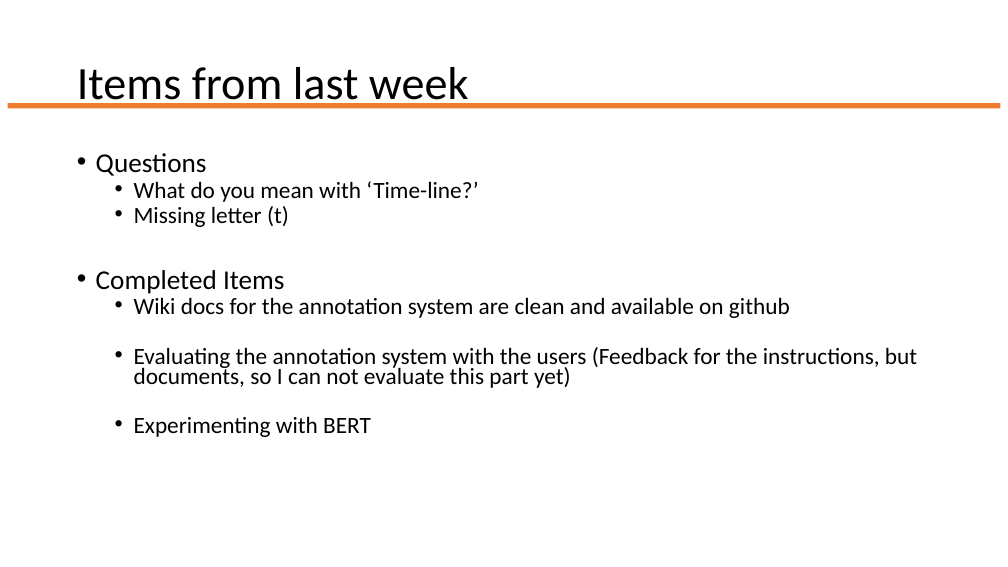
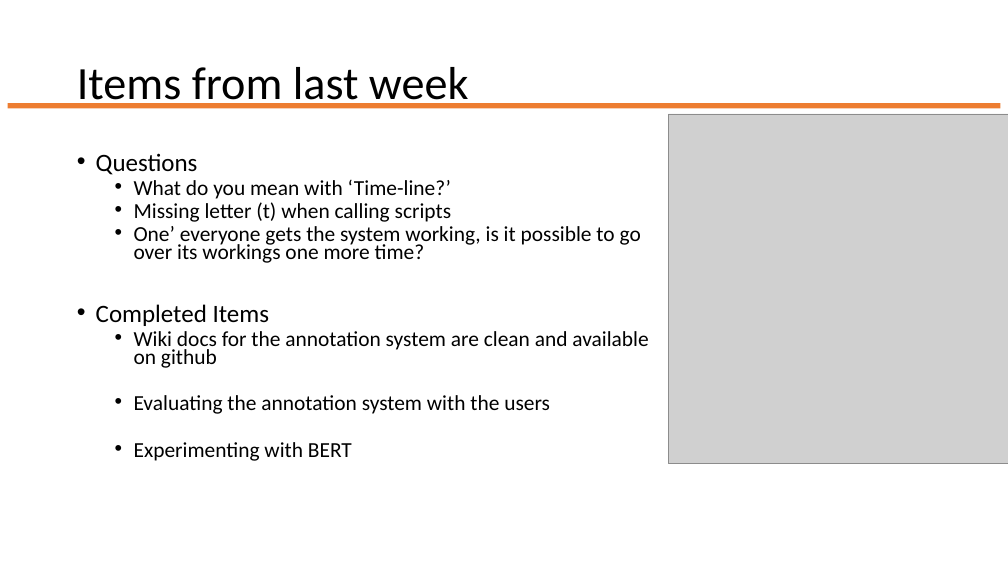
Before and after one commit to JesherA/AcExSy, a slide deck: slide 2 of Supporting_files/Weekly_thesis_meeting.pptx. Drawn at 1008x567 pixels with LibreOffice and Linux fonts; fonts in the diff are those of the drawing; grey boxes stand for pictures. Boxes give left, top, right and bottom in pixels: in the first picture for what was removed or moved away, otherwise in the second. Text is boxed around its words. In the diff, an @@ line names an element or a change of style, - is before the commit and + after.

```diff
--- a/Supporting_files/Weekly_thesis_meeting.pptx
+++ b/Supporting_files/Weekly_thesis_meeting.pptx
@@ picture added at (668, 114, 1008, 464) @@
@@ text at (96, 153, 648, 461): size 25.9 to 23.8 pt in "Questions", "Completed Items"; size 22.2 to 20.4 pt in "What do you mean with ‘Time-line?’", "Wiki docs for the annotation system are ...", "Experimenting with BERT" @@
@@ text at (134, 202, 641, 263): text changed; size 22.2 to 20.4 pt @@
-  • Missing letter (t)
+  • Missing letter (t) when calling scripts
+  • One’ everyone gets the system working, is it possible to go over its workings one more time?
@@ text at (134, 395, 550, 414): text changed; size 22.2 to 20.4 pt @@
-  • Evaluating the annotation system with the users (Feedback for the instructions, but documents, so I can not evaluate this part yet)
+  • Evaluating the annotation system with the users
```
Also in this commit, not shown: 3 other slides changed, 2 slides added, 6 other files.
